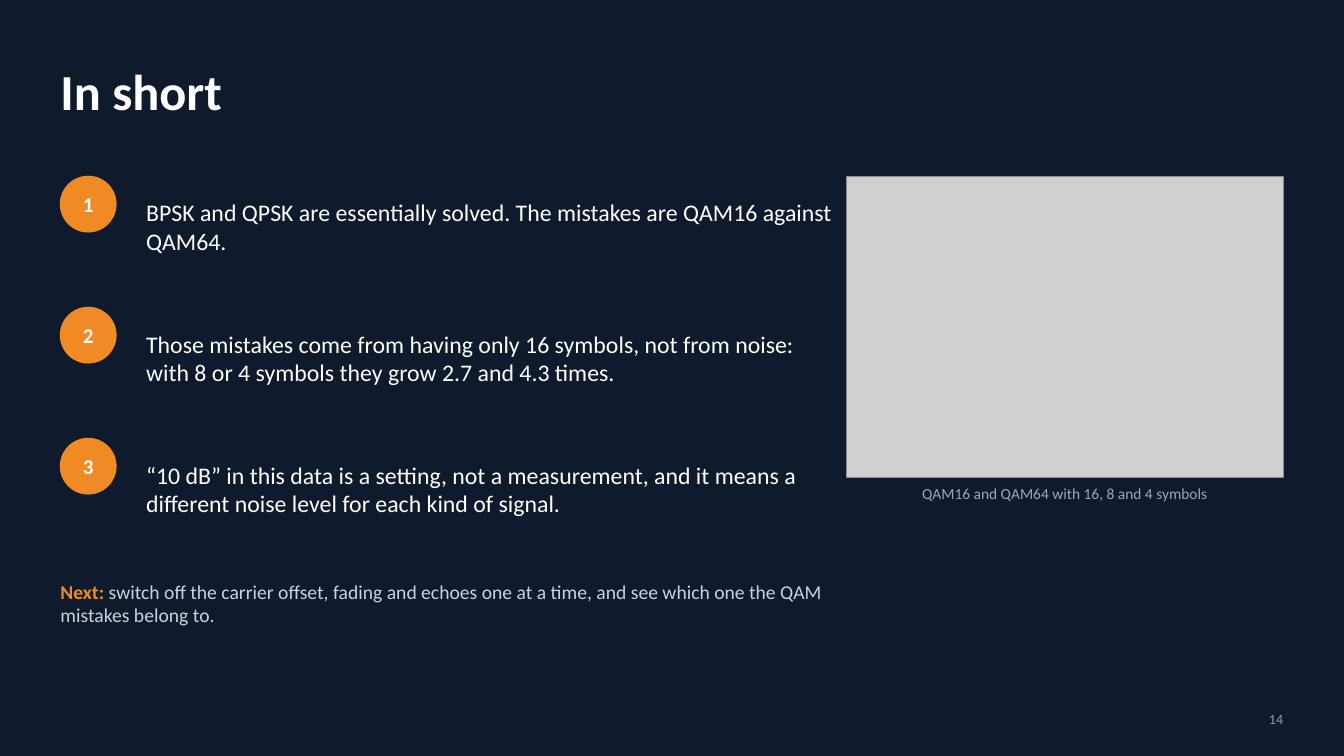
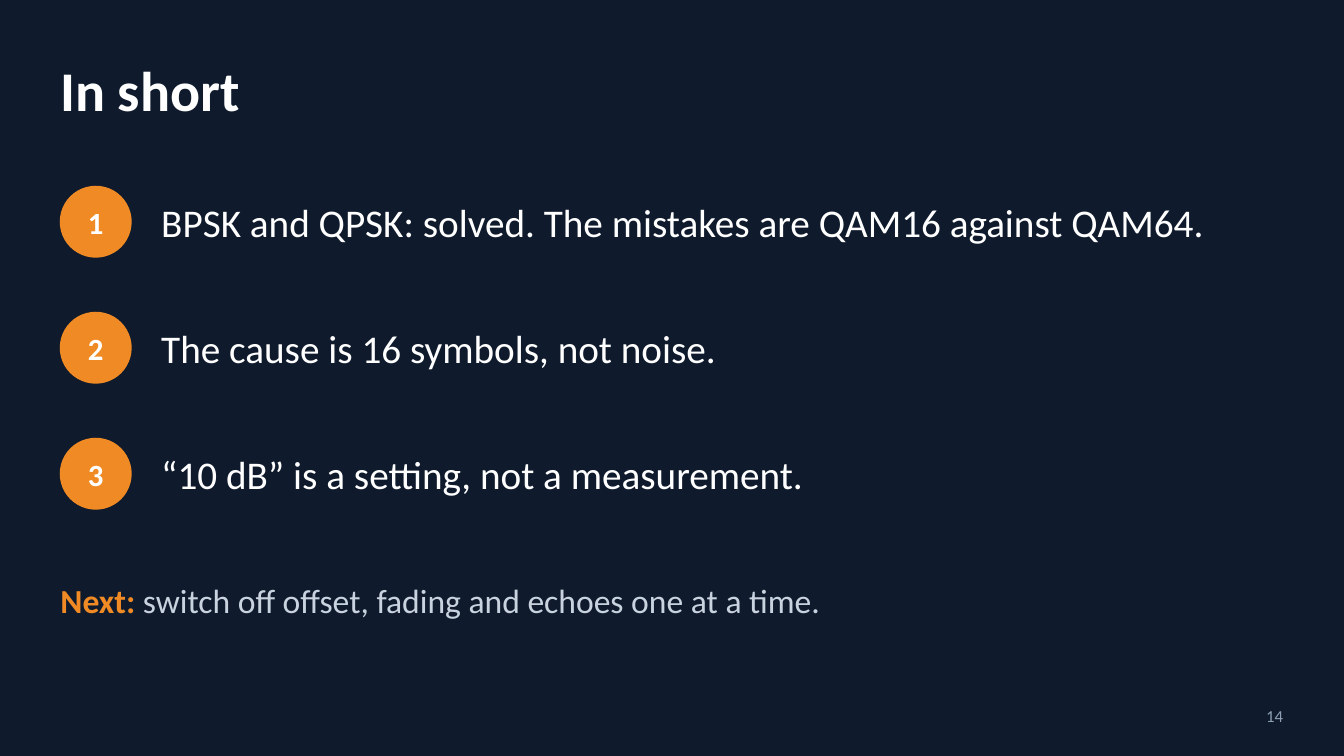
Before and after one commit to YusufBilo78/amc, a slide deck: slide 14 of deck/moshe_2016_simple.pptx. Drawn at 1344x756 pixels with LibreOffice and Linux fonts; fonts in the diff are those of the drawing; grey boxes stand for pictures. Boxes give left, top, right and bottom in pixels: in the first picture for what was removed or moved away, otherwise in the second. Text is boxed around its words. In the diff, an @@ line names an element or a change of style, - is before the commit and + after.

```diff
--- a/deck/moshe_2016_simple.pptx
+++ b/deck/moshe_2016_simple.pptx
@@ text "In short" at (60, 71, 240, 112): size 36 to 40 pt @@
@@ picture removed at (847, 176, 1284, 478) @@
@@ size 15 to 22 pt in 3 elements at (88, 466, 104, 487), (88, 340, 104, 360), (88, 214, 104, 234) @@
@@ text "1": place and size @@
-text "1" at (83, 198, 94, 212)
+text "1" at (88, 214, 104, 234)
@@ ellipse: place and size @@
-ellipse at (60, 176, 116, 232)
+ellipse at (60, 187, 131, 257)
@@ text at (161, 209, 1203, 244): text changed; size 17 to 28 pt @@
-BPSK and QPSK are essentially solved. The mistakes are QAM16 against QAM64.
+BPSK and QPSK: solved. The mistakes are QAM16 against QAM64.
@@ ellipse: place and size @@
-ellipse at (60, 308, 116, 363)
+ellipse at (60, 313, 131, 383)
@@ text at (161, 335, 716, 370): text changed; size 17 to 28 pt @@
-Those mistakes come from having only 16 symbols, not from noise: with 8 or 4 symbols they grow 2.7 and 4.3 times.
+The cause is 16 symbols, not noise.
@@ ellipse: place and size @@
-ellipse at (60, 439, 116, 494)
+ellipse at (60, 439, 131, 509)
@@ text at (161, 461, 803, 496): text changed; size 17 to 28 pt @@
-“10 dB” in this data is a setting, not a measurement, and it means a different noise level for each kind of signal.
+“10 dB” is a setting, not a measurement.
@@ text removed at (922, 488, 1207, 502) @@
-QAM16 and QAM64 with 16, 8 and 4 symbols
@@ text at (60, 589, 820, 619): text changed; size 14 to 24 pt @@
-Next: switch off the carrier offset, fading and echoes one at a time, and see which one the QAM mistakes belong to.
+Next: switch off offset, fading and echoes one at a time.
@@ text "14" at (1266, 711, 1283, 722): size 10 to 12 pt @@
```
Also in this commit, not shown: 13 other slides changed, 3 other files.
